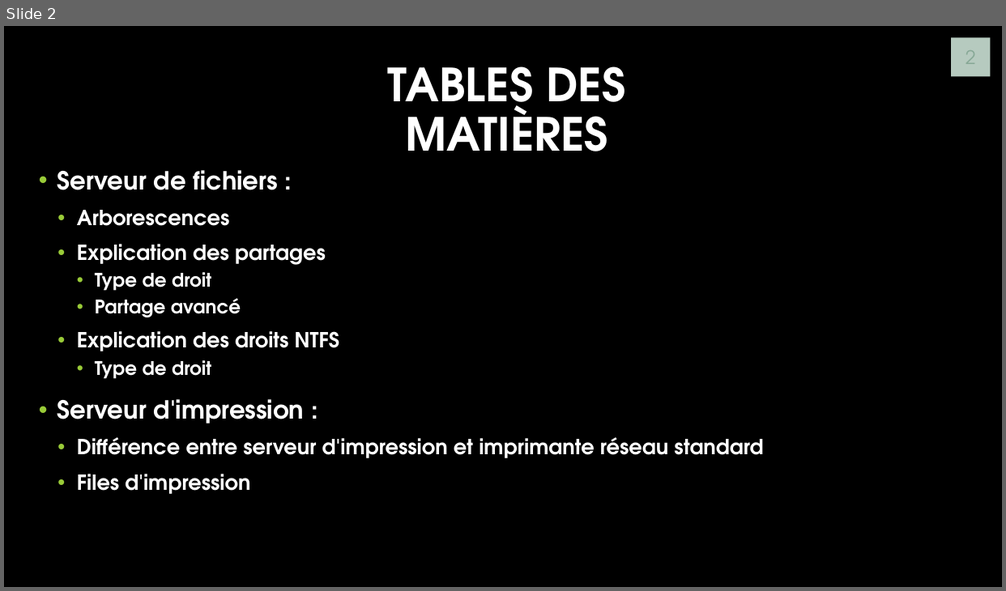
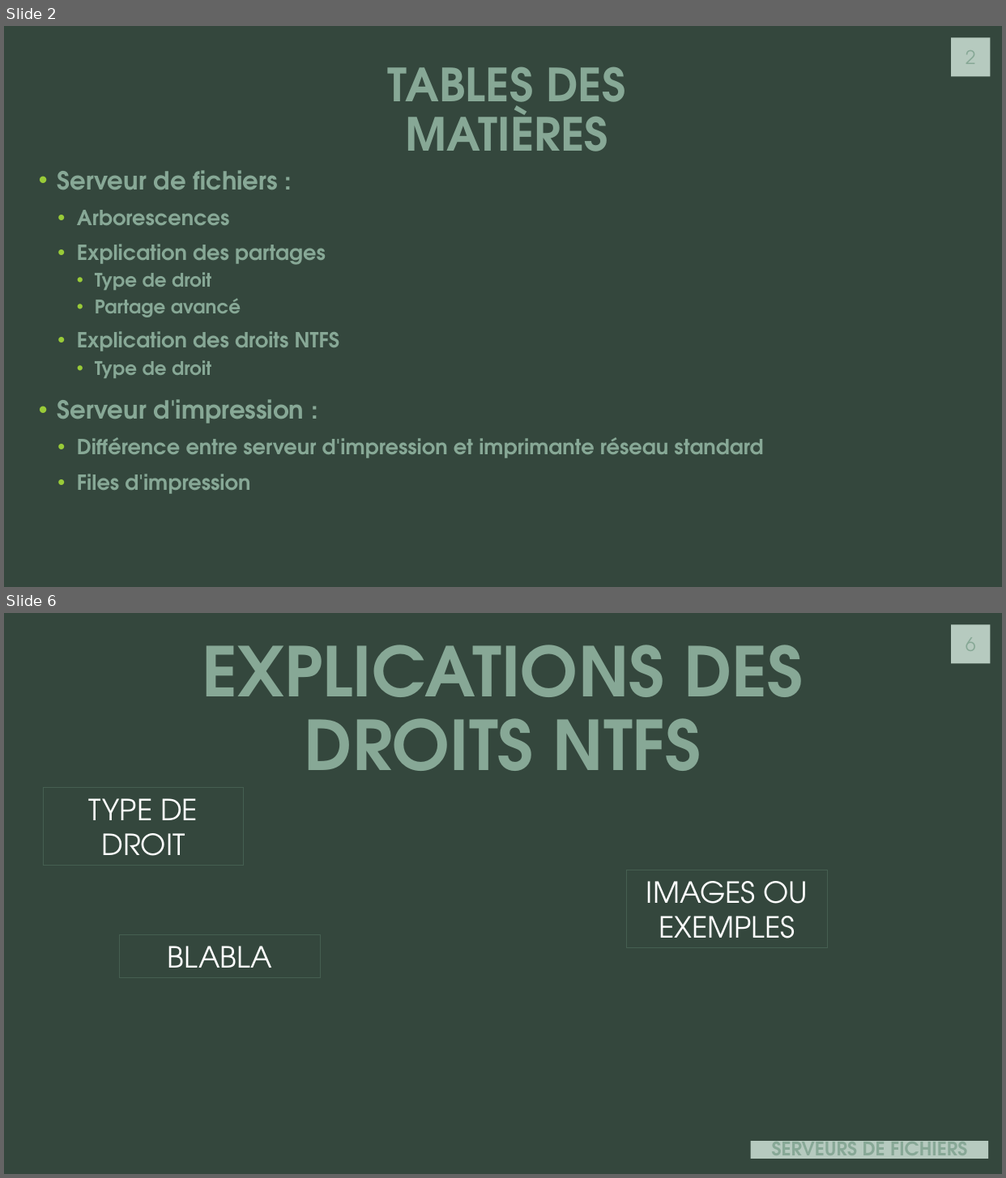
Before and after one commit to J0rg321/Serveur_Fichiers_ICT-123, a slide deck: SERVEUR ET FICHIERS D’IMPRESSION.pptx. Shown one above the other, each under a label of ours: slide 2 before the commit, slides 2 and 6 after it; the slides between them are not shown. The pictures are 1006x591 and 1006x1178 pixels, drawn with LibreOffice and Linux fonts; fonts in the diff are those of the drawing; background and template pictures are left out. Boxes give left, top, right and bottom in pixels: in the first picture for what was removed or moved away, otherwise in the second. Text is boxed around its words. In the diff, an @@ line names an element or a change of style, - is before the commit and + after.

```diff
--- a/SERVEUR ET FICHIERS D’IMPRESSION.pptx
+++ b/SERVEUR ET FICHIERS D’IMPRESSION.pptx
@@ slide 6 added at box(4, 613, 1002, 1174), background #34473D; not listed: 1 template element that a slide beside it also shows @@
@@ text added at box(202, 645, 803, 771), 66 pt, text #87A896, bold @@
+EXPLICATIONS DES DROITS NTFS
@@ rectangle added at box(43, 787, 244, 865), outline #455F51 0.75 pt, 28 pt, text #FFFFFF @@
+TYPE DE DROIT
@@ rectangle added at box(627, 871, 828, 948), outline #455F51 0.75 pt, 28 pt, text #FFFFFF @@
+IMAGES OU EXEMPLES
@@ rectangle added at box(120, 935, 321, 977), outline #455F51 0.75 pt, 28 pt, text #FFFFFF @@
+BLABLA
@@ title added at box(750, 1142, 988, 1160), fill #B6CABF, 18 pt, text #87A896, bold @@
+SERVEURS DE FICHIERS
@@ slide 2 changed as well @@
@@ background picture (left out) to #34473D @@
@@ title "TABLES DES MATIÈRES" at box(388, 66, 625, 152): text colour #FFFFFF to #87A896 @@
@@ text "Serveur de fichiers :" at box(57, 170, 763, 494): text colour #FFFFFF to #87A896 @@
```
Also in this commit, not shown: 1 other slide changed, 5 other slides added, 3 slides removed.
